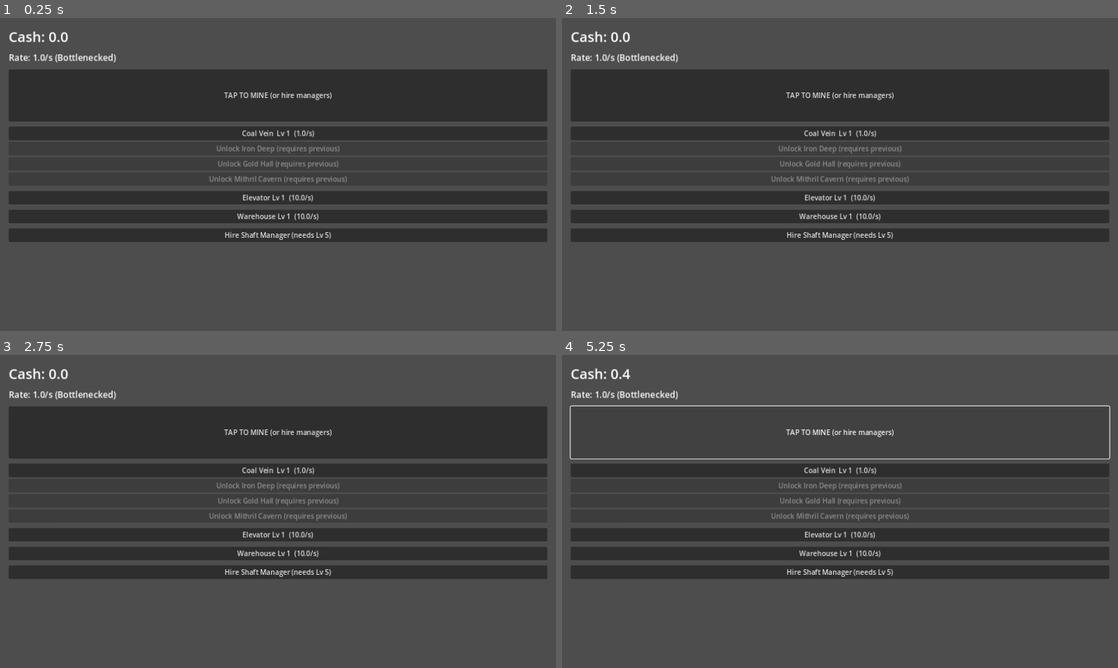
Above: before the commit, frames 1-4 (two rows, left to right).
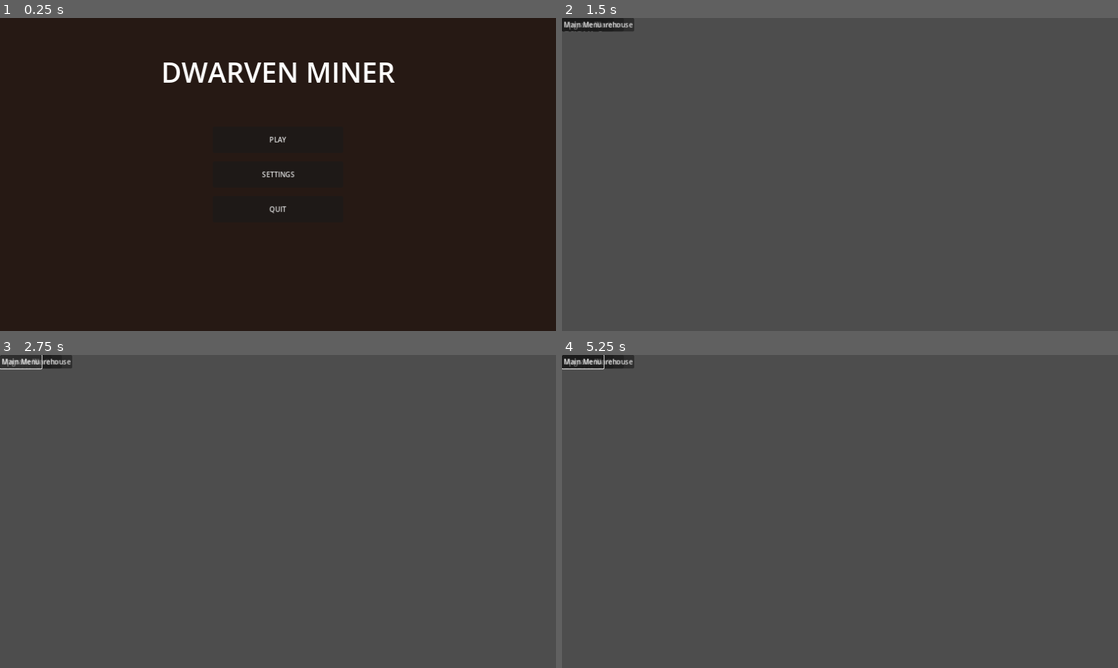
Above: after the commit, the same moments.

Repository: SarutobiSasuke8/dwarven-miner
Game: Godot game, scene res://scenes/main_menu.tscn
The game is run twice, just before and just after one commit, with the same random seed, the same clock (stepped at 60 frames per second) and the same inputs. Before the commit the project starts from res://scenes/main.tscn.
Inputs (mouse positions are in pixels of both pictures, inside the frame that each line leads up to):
- Up to frame 1 (0.25 s): no input
- Up to frame 2 (1.5 s): click (840, 174) at 0.5 s, where only the run after the commit has a clickable "SETTINGS"; click (840, 140) at 1.25 s, where only the run after the commit has a clickable "PLAY"
- Up to frame 3 (2.75 s): click (27, 361) at 2 s, where only the run after the commit has a clickable "Upgrade Shaft"
- Up to frame 4 (5.25 s): click (595, 361) at 2.75 s, where only the run after the commit has a clickable "Upgrade Elevator"; click (595, 361) at 3.5 s, where only the run after the commit has a clickable "Upgrade Warehouse"; click (584, 361) at 4.25 s, where only the run after the commit has a clickable "Main Menu"; click (840, 433) at 5 s, where only the run before the commit has a clickable "TAP TO MINE (or hire managers)"

The runs differ from the first frame. In frame 1, 98% of the frame differs, in the area x 0-100%, y 0-100%; in frame 2, 33%; in frame 3, 33%; in frame 4, 18%.
Error after the commit: Invalid assignment of property or key 'text' with value of type 'String' on a base object of type 'null instance'. (res://scripts/mine.gd:17)

Commit message:
Add main menu, visual mine layout scaffolding, and asset references for miner/mine art

Diff:
--- a/project.godot
+++ b/project.godot
@@ -4,7 +4,7 @@
 
 config/name="Dwarven Miner"
 config/description="Classic Idle Miner loop with dwarven theme"
-run/main_scene="res://scenes/main.tscn"
+run/main_scene="res://scenes/main_menu.tscn"
 config/features=PackedStringArray("4.3", "Forward Plus")
 config/icon="res://icon.svg"
 
--- /dev/null
+++ b/scenes/main_menu.tscn
@@ -0,0 +1,61 @@
+[gd_scene load_steps=2 format=3 uid="uid://mainmenu"]
+
+[ext_resource type="Script" path="res://scripts/main_menu.gd" id="1_menu"]
+
+[node name="MainMenu" type="Control"]
+layout_mode = 3
+anchors_preset = 15
+anchor_right = 1.0
+anchor_bottom = 1.0
+script = ExtResource("1_menu")
+
+[node name="Background" type="ColorRect" parent="."]
+layout_mode = 1
+anchors_preset = 15
+anchor_right = 1.0
+anchor_bottom = 1.0
+color = Color(0.15, 0.1, 0.08, 1)
+
+[node name="Title" type="Label" parent="."]
+layout_mode = 1
+anchors_preset = 5
+anchor_left = 0.5
+anchor_right = 0.5
+offset_left = -200.0
+offset_top = 80.0
+offset_right = 200.0
+offset_bottom = 160.0
+theme_override_font_sizes/font_size = 64
+text = "DWARVEN MINER"
+horizontal_alignment = 1
+
+[node name="VBox" type="VBoxContainer" parent="."]
+layout_mode = 1
+anchors_preset = 8
+anchor_left = 0.5
+anchor_top = 0.5
+anchor_right = 0.5
+anchor_bottom = 0.5
+offset_left = -150.0
+offset_top = -100.0
+offset_right = 150.0
+offset_bottom = 100.0
+theme_override_constants/separation = 20
+
+[node name="PlayButton" type="Button" parent="VBox"]
+layout_mode = 2
+custom_minimum_size = Vector2(300, 60)
+text = "PLAY"
+
+[node name="SettingsButton" type="Button" parent="VBox"]
+layout_mode = 2
+custom_minimum_size = Vector2(300, 60)
+text = "SETTINGS"
+
+[node name="QuitButton" type="Button" parent="VBox"]
+layout_mode = 2
+custom_minimum_size = Vector2(300, 60)
+text = "QUIT"
+
+[connection signal="pressed" from="VBox/PlayButton" to="." method="_on_play_pressed"]
+[connection signal="pressed" from="VBox/QuitButton" to="." method="_on_quit_pressed"]
--- /dev/null
+++ b/scenes/mine.tscn
@@ -0,0 +1,84 @@
+[gd_scene load_steps=2 format=3 uid="uid://minesce"]
+
+[ext_resource type="Script" path="res://scripts/mine.gd" id="1_mine"]
+
+[node name="Mine" type="Control"]
+layout_mode = 3
+anchors_preset = 15
+anchor_right = 1.0
+anchor_bottom = 1.0
+script = ExtResource("1_mine")
+
+[node name="MineBackground" type="TextureRect" parent="."]
+layout_mode = 1
+anchors_preset = 15
+anchor_right = 1.0
+anchor_bottom = 1.0
+expand_mode = 1
+stretch_mode = 5
+# Assign res://assets/mine_shafts_bg.png here
+
+[node name="Warehouse" type="TextureRect" parent="."]
+layout_mode = 1
+anchors_preset = 1
+anchor_left = 1.0
+anchor_right = 1.0
+offset_left = -300.0
+offset_top = 20.0
+offset_right = -20.0
+offset_bottom = 200.0
+# Assign res://assets/warehouse.png
+
+[node name="Elevator" type="TextureRect" parent="."]
+layout_mode = 1
+offset_left = 40.0
+offset_top = 180.0
+offset_right = 140.0
+offset_bottom = 600.0
+# Assign res://assets/elevator.png
+
+[node name="Miner1" type="TextureRect" parent="."]
+layout_mode = 1
+offset_left = 200.0
+offset_top = 250.0
+offset_right = 320.0
+offset_bottom = 370.0
+# Assign res://assets/miner.png
+
+[node name="UI" type="VBoxContainer" parent="."]
+layout_mode = 1
+anchors_preset = 2
+anchor_top = 1.0
+anchor_bottom = 1.0
+offset_left = 20.0
+offset_top = -200.0
+offset_right = 400.0
+offset_bottom = -20.0
+
+[node name="CashLabel" type="Label" parent="UI"]
+layout_mode = 2
+theme_override_font_sizes/font_size = 28
+text = "Cash: 0"
+
+[node name="RateLabel" type="Label" parent="UI"]
+layout_mode = 2
+text = "Rate: 0/s"
+
+[node name="Buttons" type="HBoxContainer" parent="UI"]
+layout_mode = 2
+
+[node name="UpgradeShaft" type="Button" parent="UI/Buttons"]
+layout_mode = 2
+text = "Upgrade Shaft"
+
+[node name="UpgradeElev" type="Button" parent="UI/Buttons"]
+layout_mode = 2
+text = "Upgrade Elevator"
+
+[node name="UpgradeWare" type="Button" parent="UI/Buttons"]
+layout_mode = 2
+text = "Upgrade Warehouse"
+
+[node name="MenuButton" type="Button" parent="UI"]
+layout_mode = 2
+text = "Main Menu"
--- /dev/null
+++ b/scripts/main_menu.gd
@@ -0,0 +1,7 @@
+extends Control
+
+func _on_play_pressed() -> void:
+	get_tree().change_scene_to_file("res://scenes/mine.tscn")
+
+func _on_quit_pressed() -> void:
+	get_tree().quit()
--- /dev/null
+++ b/scripts/mine.gd
@@ -0,0 +1,51 @@
+extends Control
+
+@onready var cash_label: Label = $UI/CashLabel
+@onready var rate_label: Label = $UI/RateLabel
+
+func _ready() -> void:
+	update_ui()
+
+func _process(delta: float) -> void:
+	var rate = GameState.get_bottlenecked_rate()
+	if GameState.managers_hired.get("shafts", false) and GameState.managers_hired.get("elevator", false) and GameState.managers_hired.get("warehouse", false):
+		GameState.cash += rate * delta
+		GameState.idle_rate = rate
+	update_ui()
+
+func update_ui() -> void:
+	cash_label.text = "Cash: %s" % format_number(GameState.cash)
+	rate_label.text = "Rate: %s/s" % format_number(GameState.get_bottlenecked_rate())
+
+func format_number(n: float) -> String:
+	if n < 1000:
+		return "%.1f" % n
+	var units = ["", "K", "M", "B", "T"]
+	var i = 0
+	while n >= 1000 and i < units.size() - 1:
+		n /= 1000
+		i += 1
+	return "%.1f%s" % [n, units[i]]
+
+func _on_upgrade_shaft_pressed() -> void:
+	var shaft = GameState.shafts[0]
+	var cost = 10.0 * pow(1.25, shaft.level)
+	if GameState.cash >= cost:
+		GameState.cash -= cost
+		shaft.level += 1
+		GameState.shafts[0] = shaft
+
+func _on_upgrade_elev_pressed() -> void:
+	var cost = 50.0 * pow(1.3, GameState.elevator_level)
+	if GameState.cash >= cost:
+		GameState.cash -= cost
+		GameState.elevator_level += 1
+
+func _on_upgrade_ware_pressed() -> void:
+	var cost = 50.0 * pow(1.3, GameState.warehouse_level)
+	if GameState.cash >= cost:
+		GameState.cash -= cost
+		GameState.warehouse_level += 1
+
+func _on_menu_button_pressed() -> void:
+	get_tree().change_scene_to_file("res://scenes/main_menu.tscn")
